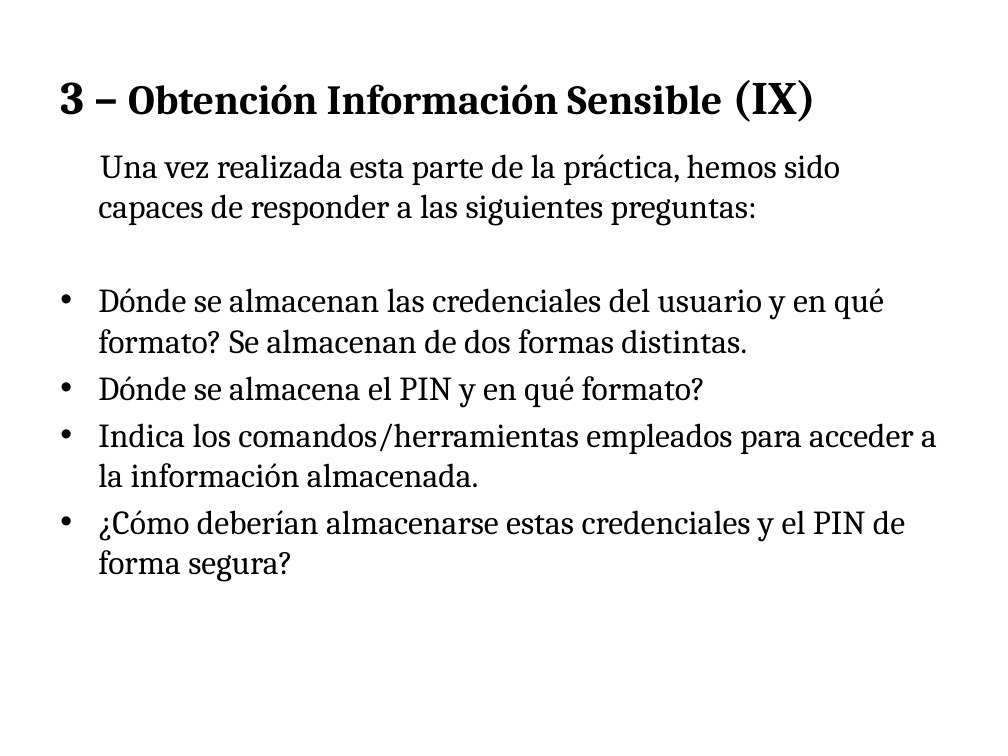
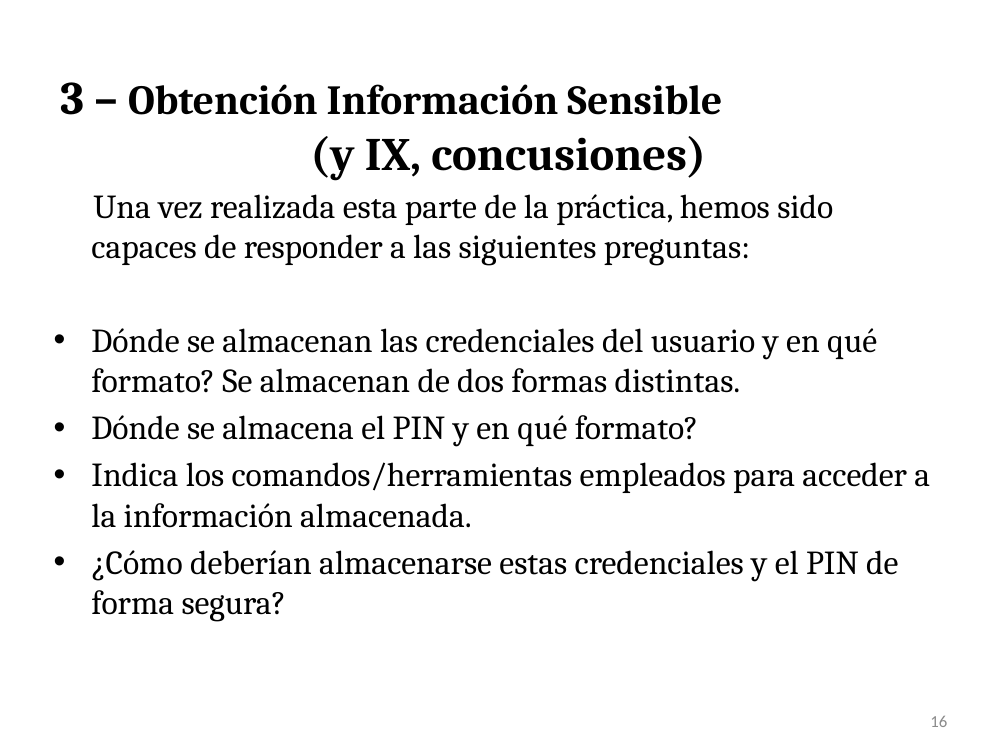
Before and after one commit to press1key/Sistemas-Ubicuos, a slide deck: slide 16 of Cybersecurity Management UPC - Sistemas Ubicuos iOS.pptx. Drawn at 1008x756 pixels with LibreOffice and Linux fonts; fonts in the diff are those of the drawing. Boxes give left, top, right and bottom in pixels: in the first picture for what was removed or moved away, otherwise in the second. Text is boxed around its words. In the diff, an @@ line names an element or a change of style, - is before the commit and + after.

```diff
--- a/Cybersecurity Management UPC - Sistemas Ubicuos iOS.pptx
+++ b/Cybersecurity Management UPC - Sistemas Ubicuos iOS.pptx
@@ text at (60, 82, 722, 181): text changed @@
-3 – Obtención Información Sensible (IX)
+3 – Obtención Información Sensible
+(y IX, concusiones)
@@ text "Una vez realizada esta parte ...": place and size @@
-text "Una vez realizada esta parte ..." at (98, 154, 937, 582)
+text "Una vez realizada esta parte ..." at (91, 194, 930, 622)
@@ page number added at (930, 716, 947, 727), 12 pt, text #8C8C8C @@
+16
```
Also in this commit, not shown: 15 other slides changed, 6 slides added.
